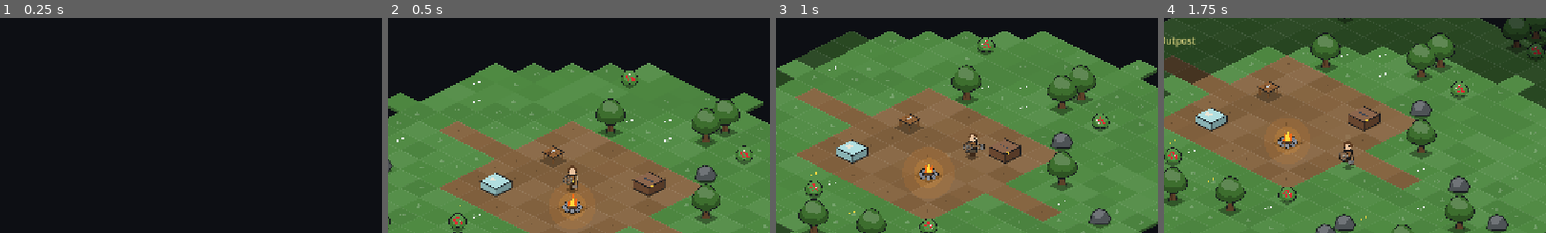
Above: before the commit, frames 1-4 (left to right).
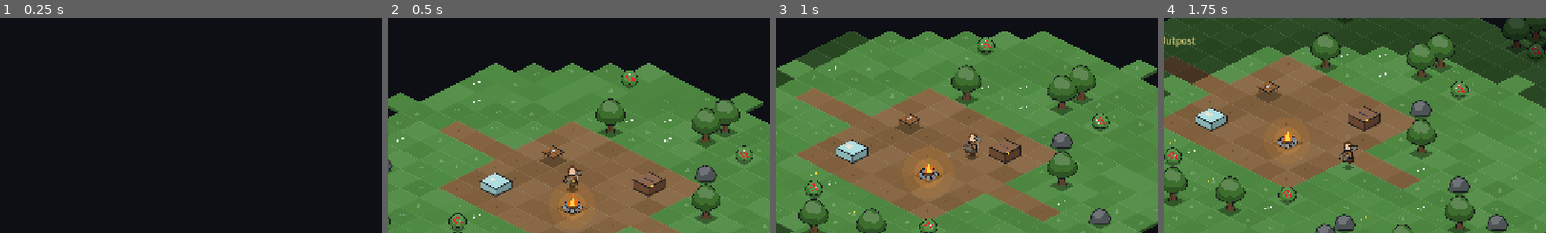
Above: after the commit, the same moments.

Repository: mrsgemaseny/MiniLife
Game: Godot game, scene res://scenes/main.tscn
Same seed, same stepped clock (60 frames per second), same inputs: the game is played once before the commit and once after it.
Inputs (mouse positions are % of the whole screen's width and height, from its top left):
- Up to frame 1 (0.25 s): no input
- Up to frame 2 (0.5 s): no input
- Up to frame 3 (1 s): tap Enter at 0.5 s; move the mouse to (72, 45) at 0.52 s; press the mouse at (72, 45) at 0.53 s; hold D (move_right) from 0.53 s (still down)
- Up to frame 4 (1.75 s): move the mouse to (30, 55) at 1.27 s; release D (move_right) at 1.28 s; release the mouse at (30, 55) at 1.28 s; hold S (move_down) from 1.28 s (still down); tap Middle mouse button (demolish) at 1.35 s
The pictures show only the part of the screen within x 26-76%, y 18-68%; the shares and areas given below are measured in that part.

Frame 1 is identical in both runs. In frame 2, 0.2% of the frame differs, in the area x 45-51%, y 70-80%; in frame 3, 0.2%; in frame 4, 0.2%.

Commit message:
fix(player): anchor weapon at 70 deg fixed stance with horizontal revert on facing left

Diff:
--- a/scripts/entities/player.gd
+++ b/scripts/entities/player.gd
@@ -550,45 +550,63 @@
 	else:
 		draw_arc(head_ofs + Vector2(0.0, -29.5), 5.8, PI * 0.92, TAU * 1.04, 12, Color(0.36, 0.23, 0.13), 3.6)
 
-	# Weapon in Hand with Smooth Wind-Up & Slash Arc Rotation
-	var hand_pos: Vector2 = body_ofs + Vector2(4.5, -14.0)
-	var weapon_id: String = equipment.get_item_id("weapon") if equipment != null else ""
-	var aim_dir: Vector2 = facing_direction.normalized()
-	if aim_dir.length_squared() < 0.01:
-		aim_dir = Vector2.RIGHT
-
-	var swing_angle_ofs: float = 0.0
-	if _swing_timer > 0.0:
-		var prog: float = 1.0 - (_swing_timer / maxf(0.01, _swing_duration))
-		var eased: float = 1.0 - pow(1.0 - prog, 3.0)
-		swing_angle_ofs = lerpf(-1.15, 1.05, eased)
-	else:
-		swing_angle_ofs = sin(_walk_phase) * 0.14 * _walk_blend
-
-	var weapon_dir: Vector2 = aim_dir.rotated(swing_angle_ofs)
+	# Weapon and Shield in Hands with Fixed Stance Angle, Direction Revert & Slash Arc
+	var is_facing_left: bool = (facing_direction.x < -0.05)
+	var rot_dir: float = -1.0 if is_facing_left else 1.0
+
+	# Fixed hand and shield anchor positions
+	var hand_x: float = -5.5 if is_facing_left else 5.5
+	var hand_pos: Vector2 = body_ofs + Vector2(hand_x, -13.0)
+
 	var offhand_id: String = equipment.get_item_id("offhand") if equipment != null else ""
 	if not offhand_id.is_empty():
 		var shield_tex: ImageTexture = IconFactory.get_world_sprite(offhand_id)
 		if shield_tex != null:
-			var shield_pos: Vector2 = body_ofs + Vector2(-7.5, -14.0 - stride * 0.25)
-			draw_texture_rect(shield_tex, Rect2(shield_pos.x - 8.5, shield_pos.y - 8.5, 17.0, 17.0), false)
-
-	var weapon_tex: ImageTexture = IconFactory.get_world_sprite(weapon_id if not weapon_id.is_empty() else "stone_axe")
-	if weapon_tex != null:
-		var pivot_pos: Vector2 = hand_pos + weapon_dir * 6.5
-		var rot_angle: float = weapon_dir.angle() + PI * 0.25
-		draw_set_transform(pivot_pos, rot_angle, Vector2(1.0, 1.0))
-		draw_texture_rect(weapon_tex, Rect2(-12.0, -12.0, 24.0, 24.0), false)
-		draw_set_transform(Vector2.ZERO, 0.0, Vector2.ONE)
-	else:
-		var weapon_tip: Vector2 = hand_pos + weapon_dir * 19.0
-		draw_line(hand_pos, weapon_tip, Color(0.84, 0.88, 0.92), 2.8)
+			var shield_x: float = 7.0 if is_facing_left else -7.0
+			var shield_pos: Vector2 = body_ofs + Vector2(shield_x, -13.0 - stride * 0.25)
+			var shield_scale: Vector2 = Vector2(-1.0, 1.0) if is_facing_left else Vector2(1.0, 1.0)
+			draw_set_transform(shield_pos, 0.0, shield_scale)
+			draw_texture_rect(shield_tex, Rect2(-8.5, -8.5, 17.0, 17.0), false)
+			draw_set_transform(Vector2.ZERO, 0.0, Vector2.ONE)
+
+	var weapon_id: String = equipment.get_item_id("weapon") if equipment != null else ""
+	if not weapon_id.is_empty():
+		var weapon_tex: ImageTexture = IconFactory.get_world_sprite(weapon_id)
+		# Base idle angle is ~70 degrees upright (between 60 and 80 degrees, tilted slightly forward)
+		var base_angle: float = -deg_to_rad(28.0) * rot_dir
+
+		var swing_angle_ofs: float = 0.0
+		if _swing_timer > 0.0:
+			var prog: float = 1.0 - (_swing_timer / maxf(0.01, _swing_duration))
+			var eased: float = 1.0 - pow(1.0 - prog, 3.0)
+			# Wind-up over shoulder (-45 deg), then slash forward down (+65 deg)
+			swing_angle_ofs = lerpf(-deg_to_rad(45.0), deg_to_rad(65.0), eased) * rot_dir
+		else:
+			# Natural walking weapon sway
+			swing_angle_ofs = sin(_walk_phase) * deg_to_rad(3.5) * _walk_blend * rot_dir
+
+		var final_rot: float = base_angle + swing_angle_ofs
+		var weapon_scale: Vector2 = Vector2(-1.0, 1.0) if is_facing_left else Vector2(1.0, 1.0)
+
+		if weapon_tex != null:
+			draw_set_transform(hand_pos, final_rot, weapon_scale)
+			# Draw weapon anchored at the handle grip (-6 px horizontal, -18 px vertical from top-right head)
+			draw_texture_rect(weapon_tex, Rect2(-6.0, -18.0, 24.0, 24.0), false)
+			draw_set_transform(Vector2.ZERO, 0.0, Vector2.ONE)
+		else:
+			var tip_local: Vector2 = Vector2(cos(final_rot), sin(final_rot)) * 19.0
+			var weapon_tip: Vector2 = hand_pos + Vector2(tip_local.x * weapon_scale.x, tip_local.y)
+			draw_line(hand_pos, weapon_tip, Color(0.84, 0.88, 0.92), 2.8)
 
 	# RimWorld-style Smooth Weapon Slash Trail
 	if _swing_timer > 0.0:
 		var prog: float = 1.0 - (_swing_timer / maxf(0.01, _swing_duration))
 		var alpha: float = sin(prog * PI) * 0.85
-		var base_angle: float = aim_dir.angle()
-		var cur_angle: float = base_angle + swing_angle_ofs
-		draw_arc(body_ofs + Vector2(0.0, -14.0), 27.0, cur_angle - 0.95, cur_angle + 0.15, 16, Color(1.0, 0.92, 0.58, alpha), 3.8)
-		draw_arc(body_ofs + Vector2(0.0, -14.0), 23.0, cur_angle - 0.70, cur_angle + 0.10, 12, Color(1.0, 0.98, 0.88, alpha * 0.75), 2.0)
+		var center_arc: Vector2 = body_ofs + Vector2(0.0, -14.0)
+		var trail_start: float = -PI * 0.70 if is_facing_left else -PI * 0.30
+		var trail_sweep: float = -PI * 0.65 if is_facing_left else PI * 0.65
+		var cur_sweep: float = trail_start + trail_sweep * prog
+		var arc_min: float = minf(trail_start, cur_sweep)
+		var arc_max: float = maxf(trail_start, cur_sweep)
+		draw_arc(center_arc, 26.0, arc_min, arc_max, 16, Color(1.0, 0.92, 0.58, alpha), 3.6)
+		draw_arc(center_arc, 22.0, arc_min, arc_max, 12, Color(1.0, 0.98, 0.88, alpha * 0.75), 1.8)
